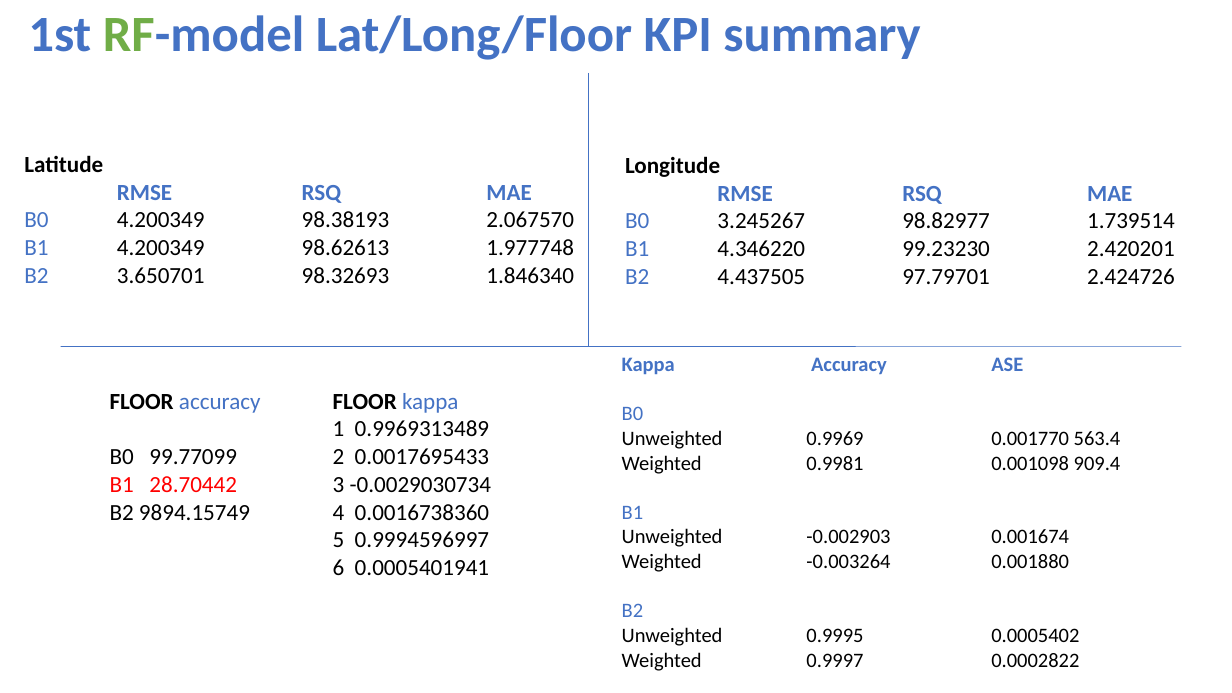
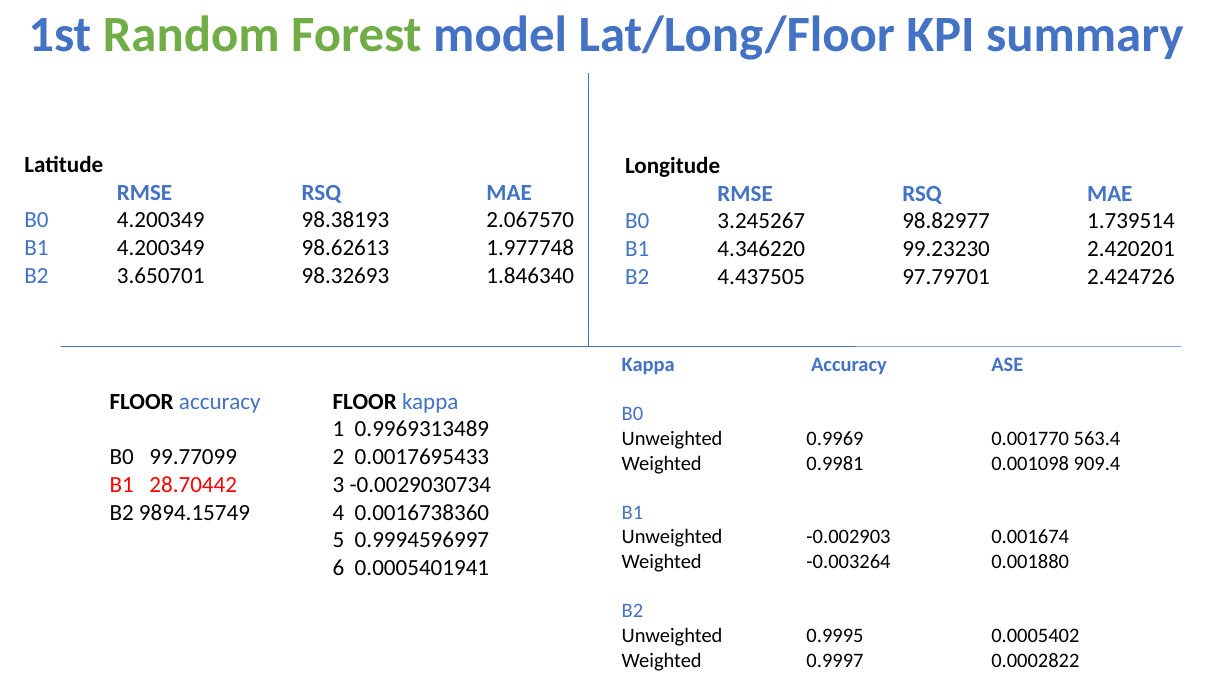
Before and after one commit to NatasjaFortuin/Wifi-locationing, a slide deck: slide 38 of Data etc/Pres Wifi.pptx (slide 39 before the commit). Drawn at 1232x693 pixels with LibreOffice and Linux fonts; fonts in the diff are those of the drawing. Boxes give left, top, right and bottom in pixels: in the first picture for what was removed or moved away, otherwise in the second. Text is boxed around its words. In the diff, an @@ line names an element or a change of style, - is before the commit and + after.

```diff
--- a/Data etc/Pres Wifi.pptx
+++ b/Data etc/Pres Wifi.pptx
@@ title at <box>28,15,1183,60</box>: text changed @@
-1st RF-model Lat/Long/Floor KPI summary
+1st Random Forest model Lat/Long/Floor KPI summary
```
Also in this commit, not shown: 14 other slides changed, 3 slides added, 3 slides removed, 16 other files.
